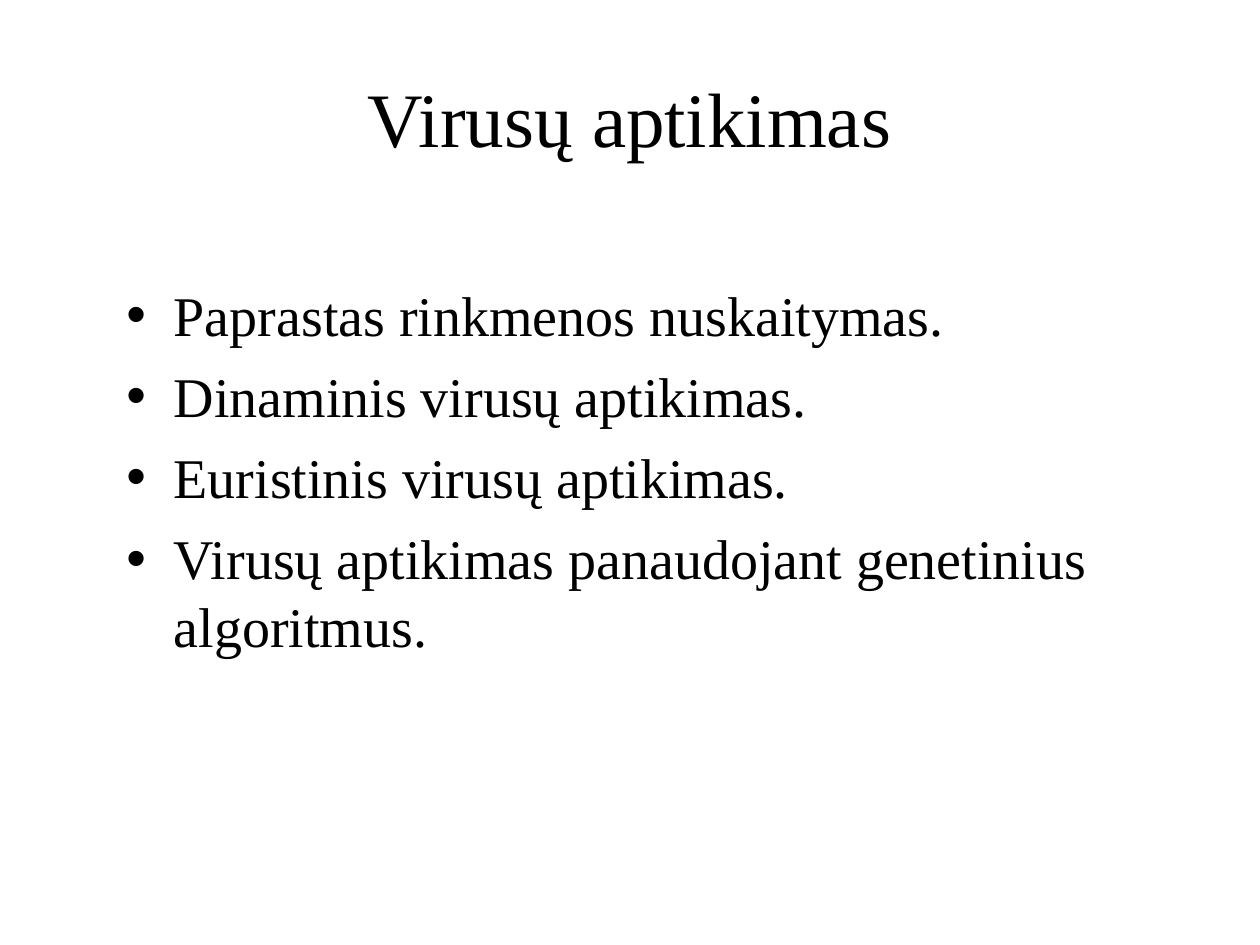
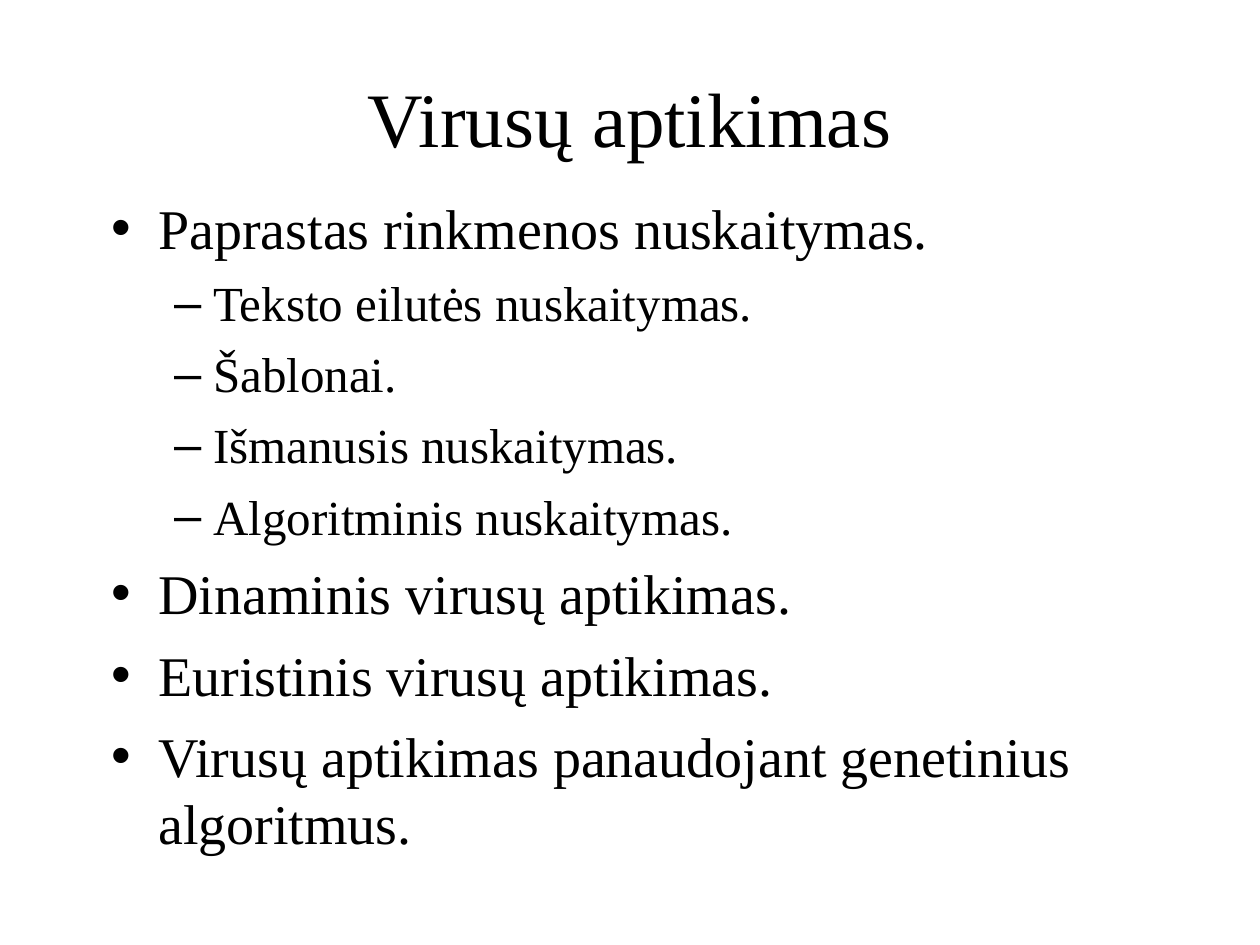
Before and after one commit to DjPasco/Mag, a slide deck: slide 4 of MasterWork/DCMAG.ppt. Drawn at 1260x945 pixels with LibreOffice and Linux fonts; fonts in the diff are those of the drawing. Boxes give left, top, right and bottom in pixels: in the first picture for what was removed or moved away, otherwise in the second. Text is boxed around its words. In the diff, an @@ line names an element or a change of style, - is before the commit and + after.

Commit message:
Skaidres.

```diff
--- a/MasterWork/DCMAG.ppt
+++ b/MasterWork/DCMAG.ppt
@@ text "Paprastas rinkmenos nuskaitymas." moved from (x1=174, y1=297, x2=1086, y2=657) to (x1=158, y1=210, x2=1071, y2=855) @@
@@ text at (x1=213, y1=287, x2=752, y2=544): paragraphs added @@
+  – Teksto eilutės nuskaitymas.
+  – Šablonai.
+  – Išmanusis nuskaitymas.
+  – Algoritminis nuskaitymas.
```
